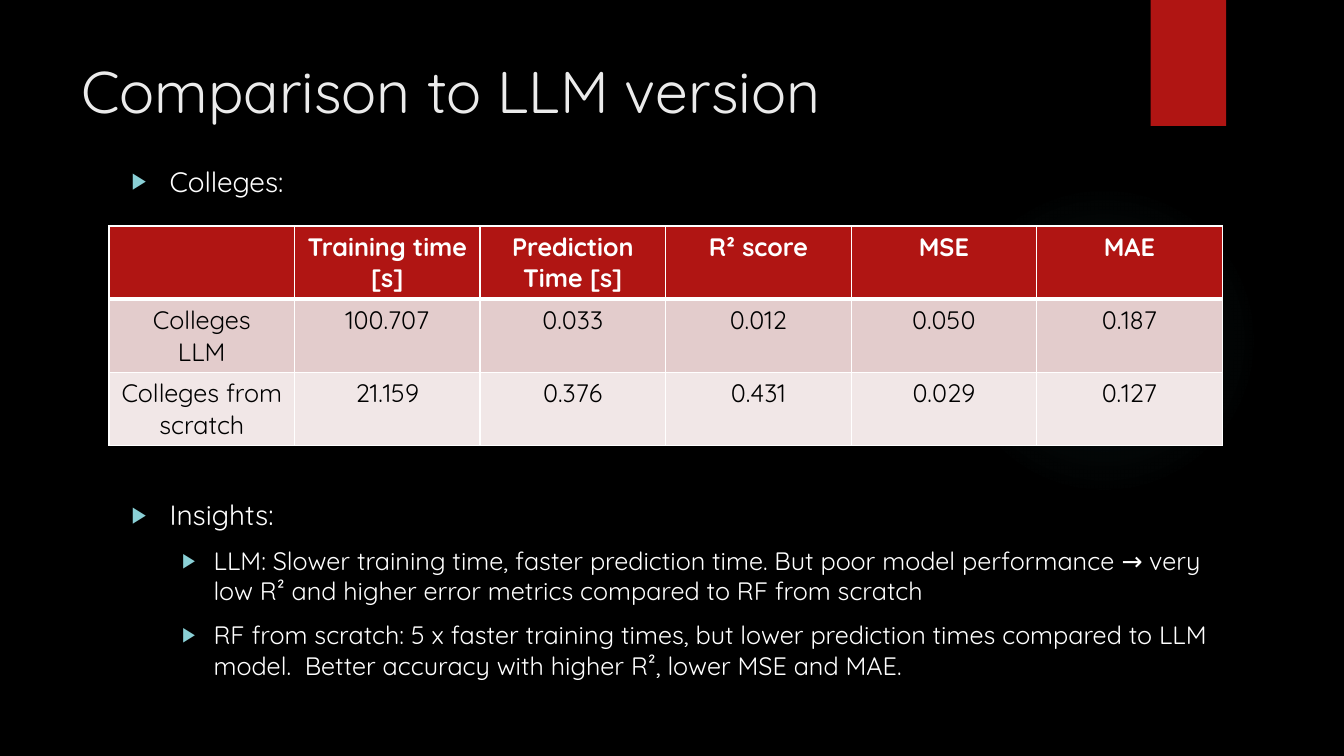
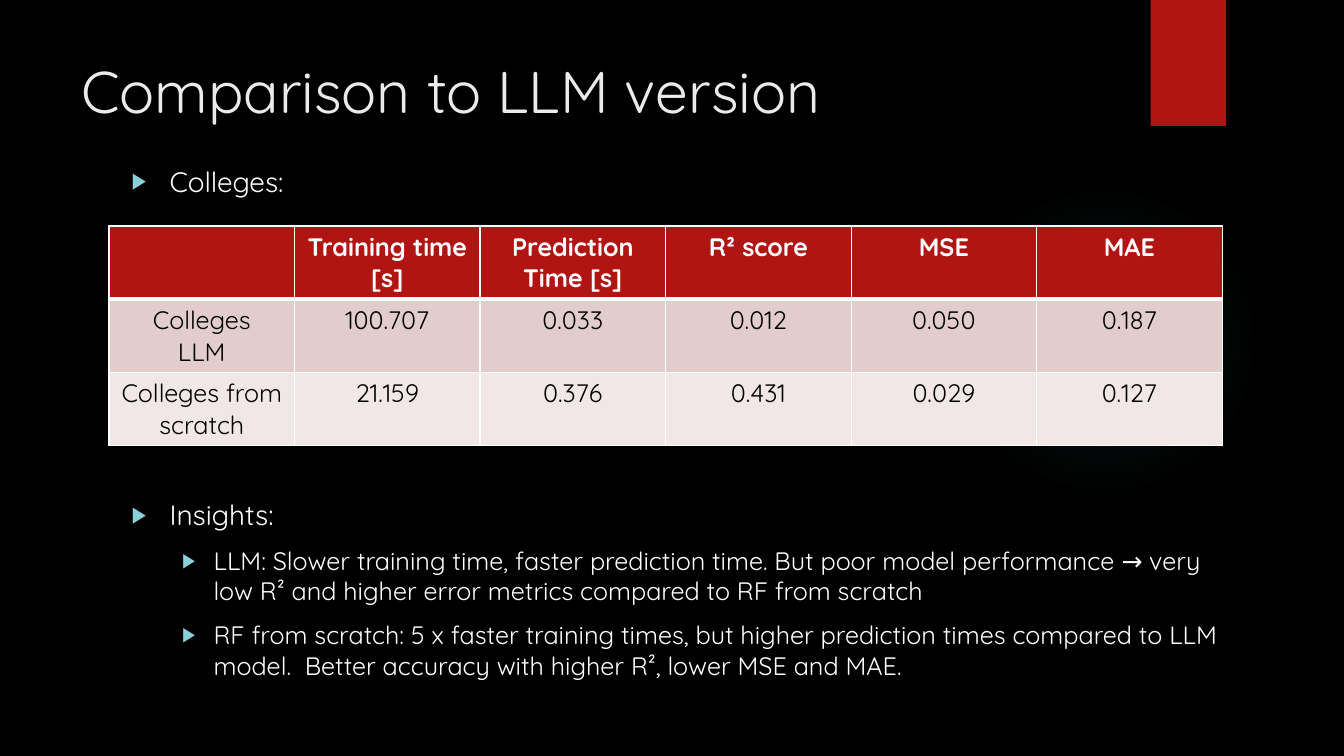
Before and after one commit to amanfc7/Machine-Learaning, a slide deck: slide 15 of ex2/Exercise_2_ppt.pptx. Drawn at 1344x756 pixels with LibreOffice and Linux fonts; fonts in the diff are those of the drawing; background and template pictures are left out. Boxes give left, top, right and bottom in pixels: in the first picture for what was removed or moved away, otherwise in the second. Text is boxed around its words. In the diff, an @@ line names an element or a change of style, - is before the commit and + after.

Commit message:
presentation

```diff
--- a/ex2/Exercise_2_ppt.pptx
+++ b/ex2/Exercise_2_ppt.pptx
@@ text at box(214, 625, 1217, 680): text changed @@
-  ▶ RF from scratch: 5 x faster training times, but lower prediction times compared to LLM model. Better accuracy with higher R², lower MSE and MAE.
+  ▶ RF from scratch: 5 x faster training times, but higher prediction times compared to LLM model. Better accuracy with higher R², lower MSE and MAE.
```
Also in this commit, not shown: 4 other slides changed, 1 slide added, 6 slides removed.
